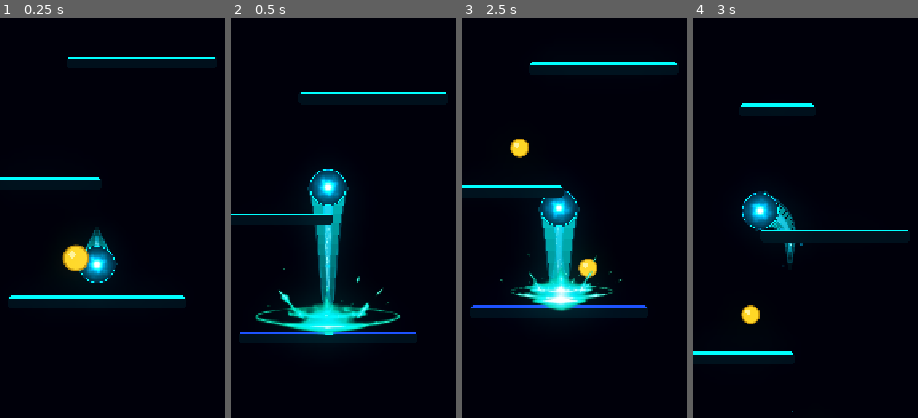
Above: before the commit, frames 1-4 (left to right).
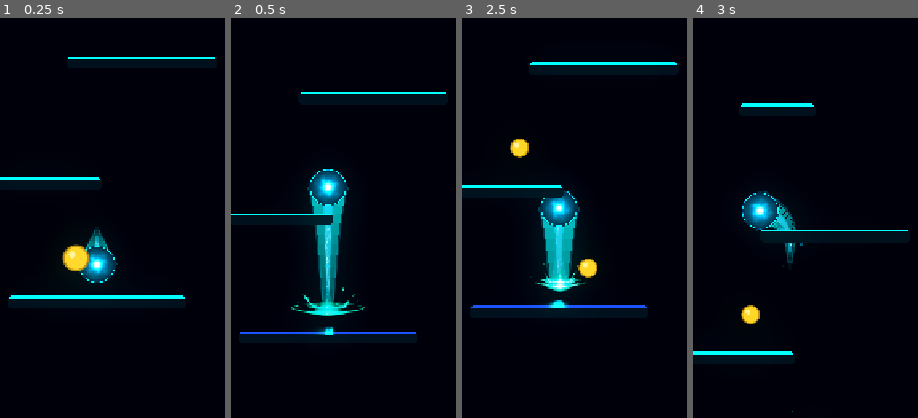
Above: after the commit, the same moments.

Repository: Kryodo/TowerJump
Game: Godot game, scene res://scenes/main.tscn
Two runs of this game, one before a commit and one after it. Both use one fixed random seed, a clock stepped at 60 frames per second and the inputs below.
Inputs (mouse positions are % of the whole screen's width and height, from its top left):
- Up to frame 1 (0.25 s): no input
- Up to frame 2 (0.5 s): no input
- Up to frame 3 (2.5 s): move the mouse to (72, 45) at 0.52 s; hold Right (ui_right) 0.53-1.25 s; click (72, 45) at 0.67 s; drag from (30, 55) to (47, 31) at 1.27 s; click "Nochmal spielen" at 2 s
- Up to frame 4 (3 s): move the mouse to (60, 28) at 2.77 s; hold Left (ui_left) from 2.78 s (still down)
The pictures show only the part of the screen within x 28-78%, y 22-72%; the shares and areas given below are measured in that part.

Frame 1 is identical in both runs. In frame 2, 2.9% of the frame differs, in the area x 10-76%, y 62-79%; in frame 3, 2.2%; in frame 4, nothing differs.

Commit message:
Reduce landing VFX scale

Diff:
--- a/scenes/platform.tscn
+++ b/scenes/platform.tscn
@@ -93,6 +93,6 @@
 [node name="LandingVFX" type="AnimatedSprite2D" parent="." unique_id=486458464]
 z_index = 10
 position = Vector2(0, -62)
-scale = Vector2(0.75, 0.75)
+scale = Vector2(0.375, 0.375)
 sprite_frames = SubResource("SpriteFrames_vfx")
 animation = &"impact"
